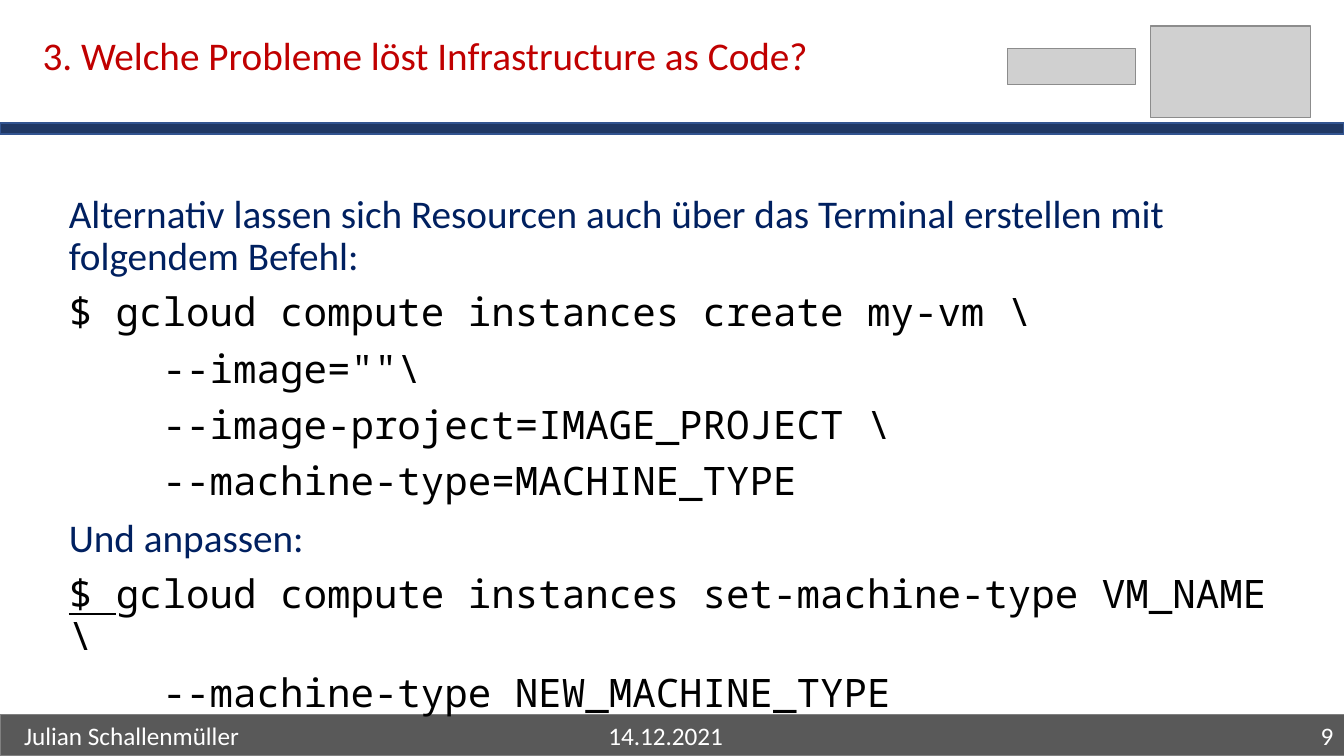
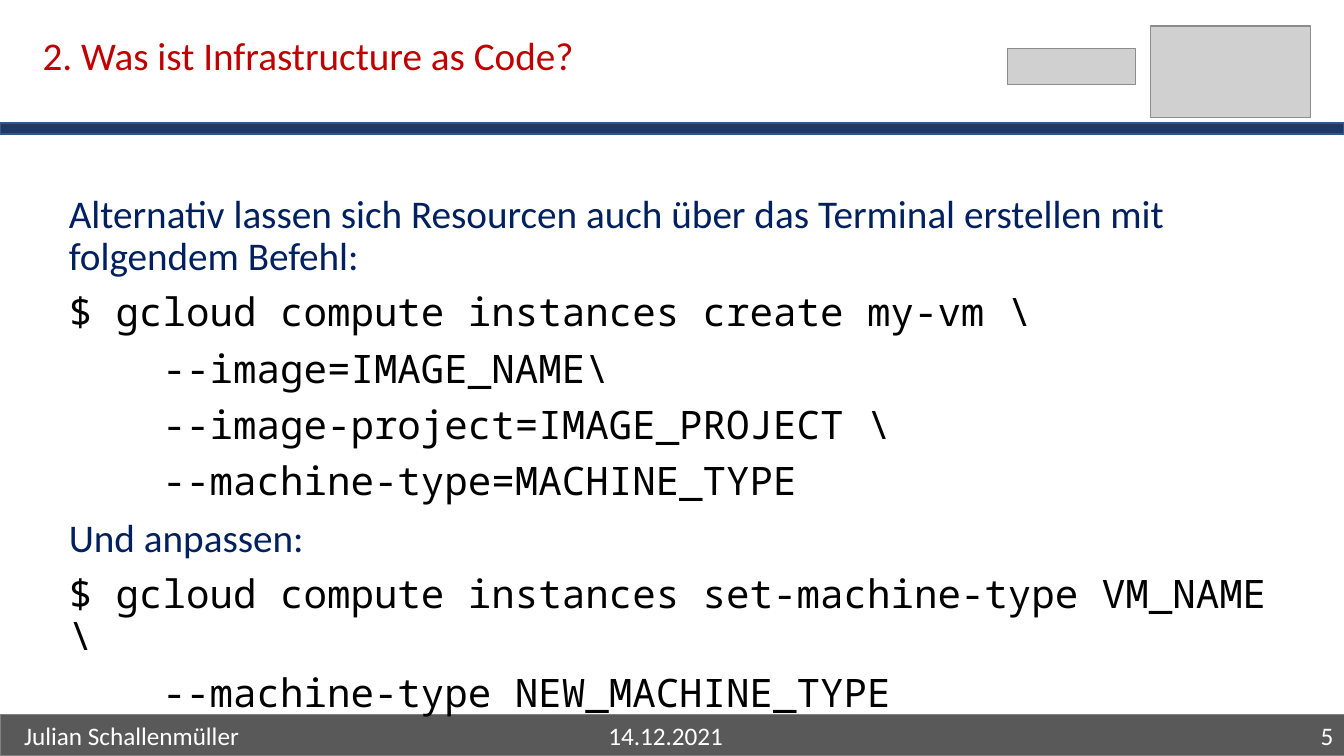
Before and after one commit to JulianSchallenmueller/Bachelorarbeit, a slide deck: slide 5 of Bachelorarbeitsbesuch/Präsentation.pptx (slide 9 before the commit). Drawn at 1344x756 pixels with LibreOffice and Linux fonts; fonts in the diff are those of the drawing; grey boxes stand for pictures. Boxes give left, top, right and bottom in pixels: in the first picture for what was removed or moved away, otherwise in the second. Text is boxed around its words. In the diff, an @@ line names an element or a change of style, - is before the commit and + after.

Commit message:
Update Präsentation

```diff
--- a/Bachelorarbeitsbesuch/Präsentation.pptx
+++ b/Bachelorarbeitsbesuch/Präsentation.pptx
@@ text at bbox=[43, 42, 574, 71]: text changed @@
-3. Welche Probleme löst Infrastructure as Code?
+2. Was ist Infrastructure as Code?
@@ text at bbox=[116, 296, 984, 505]: text changed @@
-$ gcloud compute instances create my-vm \
---image=""\
---image-project=IMAGE_PROJECT \
---machine-type=MACHINE_TYPE
+$ gcloud compute instances create my-vm \
+--image=IMAGE_NAME\
+--image-project=IMAGE_PROJECT \
+--machine-type=MACHINE_TYPE
@@ text at bbox=[116, 578, 1266, 717]: underline off in "$" @@
@@ page number at bbox=[1321, 729, 1334, 745]: text changed @@
-9
+5
```
Also in this commit, not shown: 3 other slides changed, 3 slides added, 1 other file.
